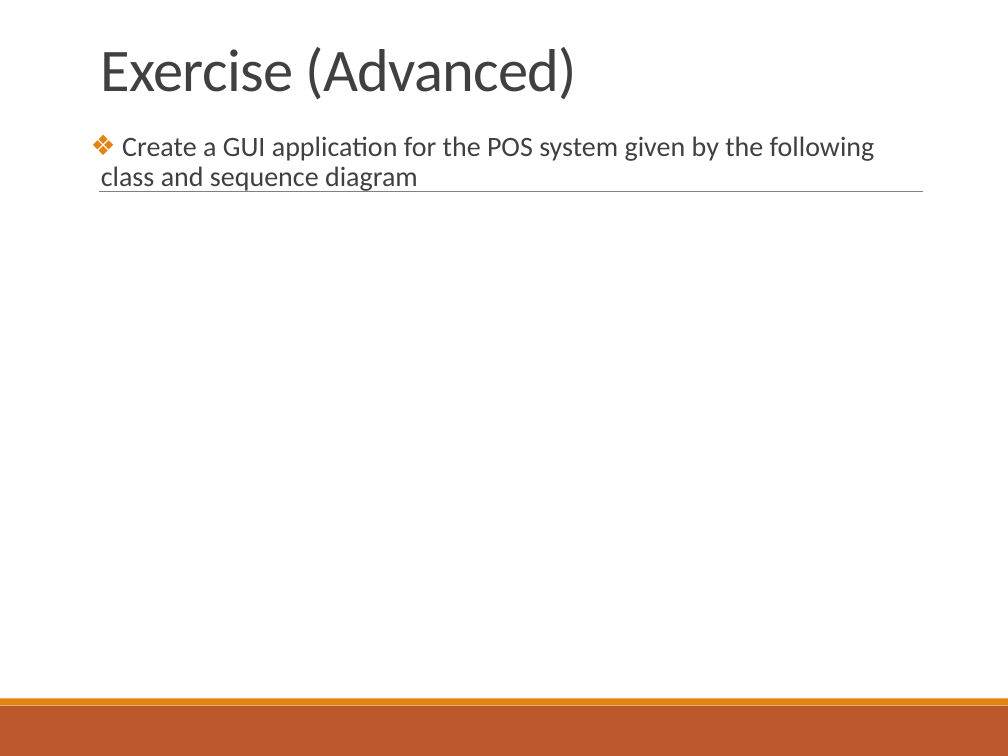
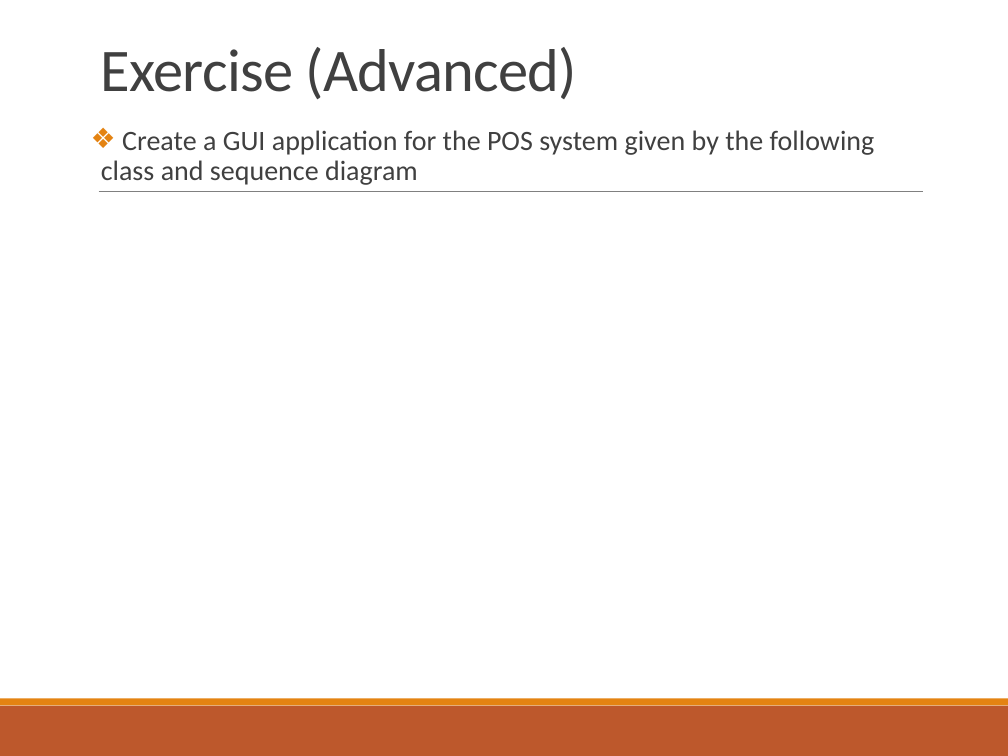
Before and after one commit to deeperj/dillinger, a slide deck: slide 26 of thesis/ukapp2/wqu_isc/sofware_design/Lesson 6 - Java.pptx (slide 17 before the commit). Drawn at 1008x756 pixels with LibreOffice and Linux fonts; fonts in the diff are those of the drawing. Boxes give left, top, right and bottom in pixels: in the first picture for what was removed or moved away, otherwise in the second. Text is boxed around its words. In the diff, an @@ line names an element or a change of style, - is before the commit and + after.

```diff
--- a/thesis/ukapp2/wqu_isc/sofware_design/Lesson 6 - Java.pptx
+++ b/thesis/ukapp2/wqu_isc/sofware_design/Lesson 6 - Java.pptx
@@ text "Create a GUI application for ...": place and size @@
-text "Create a GUI application for ..." at bbox=[101, 136, 875, 192]
+text "Create a GUI application for ..." at bbox=[101, 130, 875, 185]
```
Also in this commit, not shown: 8 other slides changed, 13 slides added, 4 slides removed, 5 other files.
